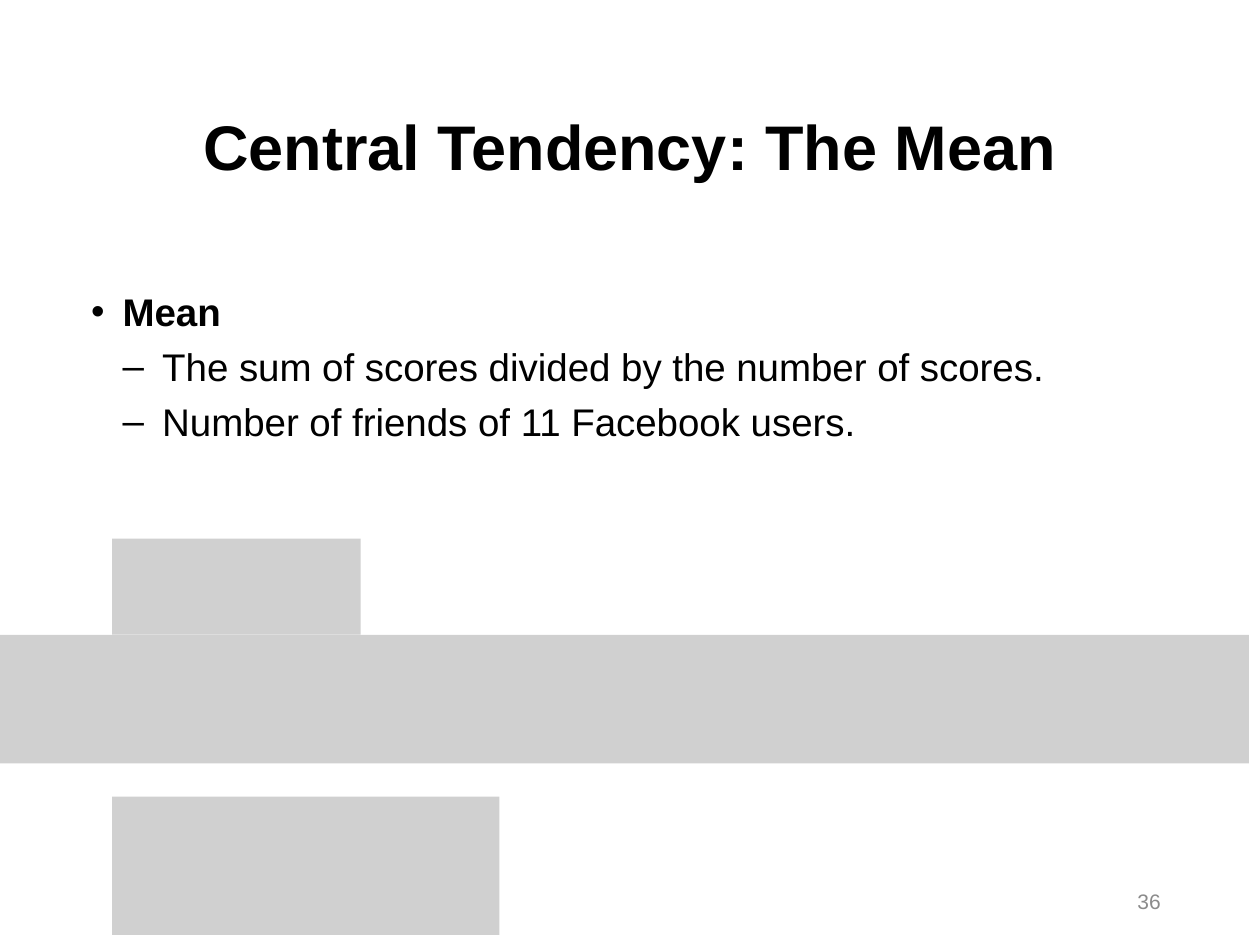
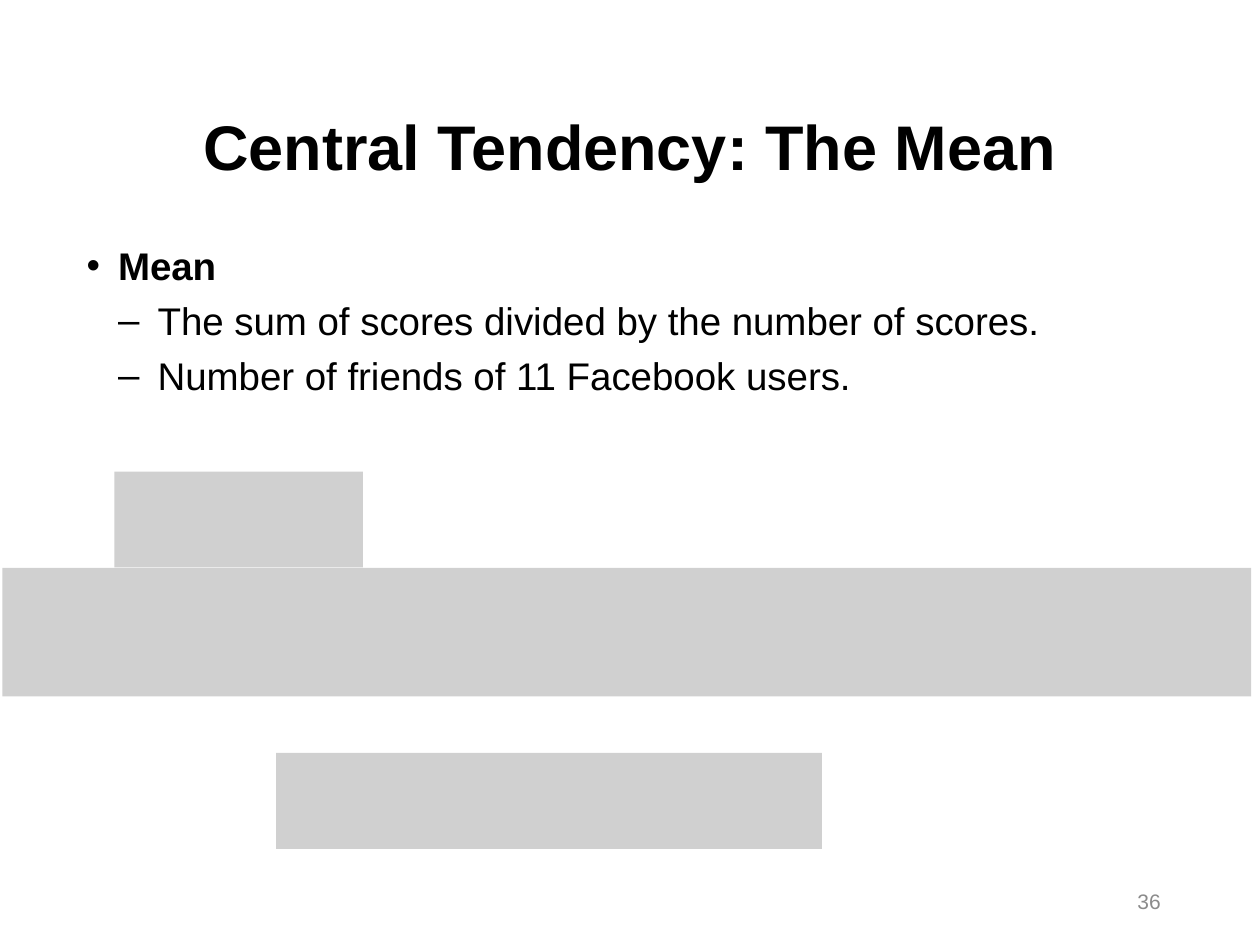
Before and after one commit to npm27/Teaching-Materials, a slide deck: slide 36 of Stats/Slides/1 Chapter 1 Slides.pptx. Drawn at 1260x945 pixels with LibreOffice and Linux fonts; fonts in the diff are those of the drawing; grey boxes stand for pictures. Boxes give left, top, right and bottom in pixels: in the first picture for what was removed or moved away, otherwise in the second. Text is boxed around its words. In the diff, an @@ line names an element or a change of style, - is before the commit and + after.

```diff
--- a/Stats/Slides/1 Chapter 1 Slides.pptx
+++ b/Stats/Slides/1 Chapter 1 Slides.pptx
@@ text "Mean": place and size @@
-text "Mean" at [123,299,1044,437]
+text "Mean" at [118,253,1039,391]
@@ picture added at [115,471,363,567] @@
@@ picture removed at [112,539,360,635] @@
@@ picture: place and size @@
-picture at [0,635,1249,764]
+picture at [3,568,1251,697]
@@ picture added at [276,753,822,849] @@
@@ picture removed at [112,796,499,935] @@
```
Also in this commit, not shown: 34 other files.
